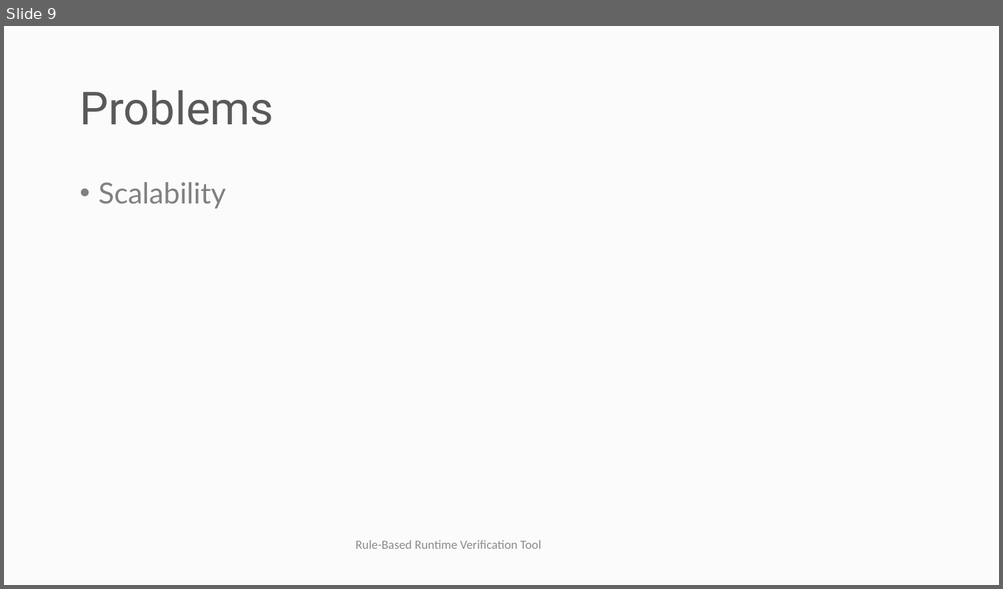
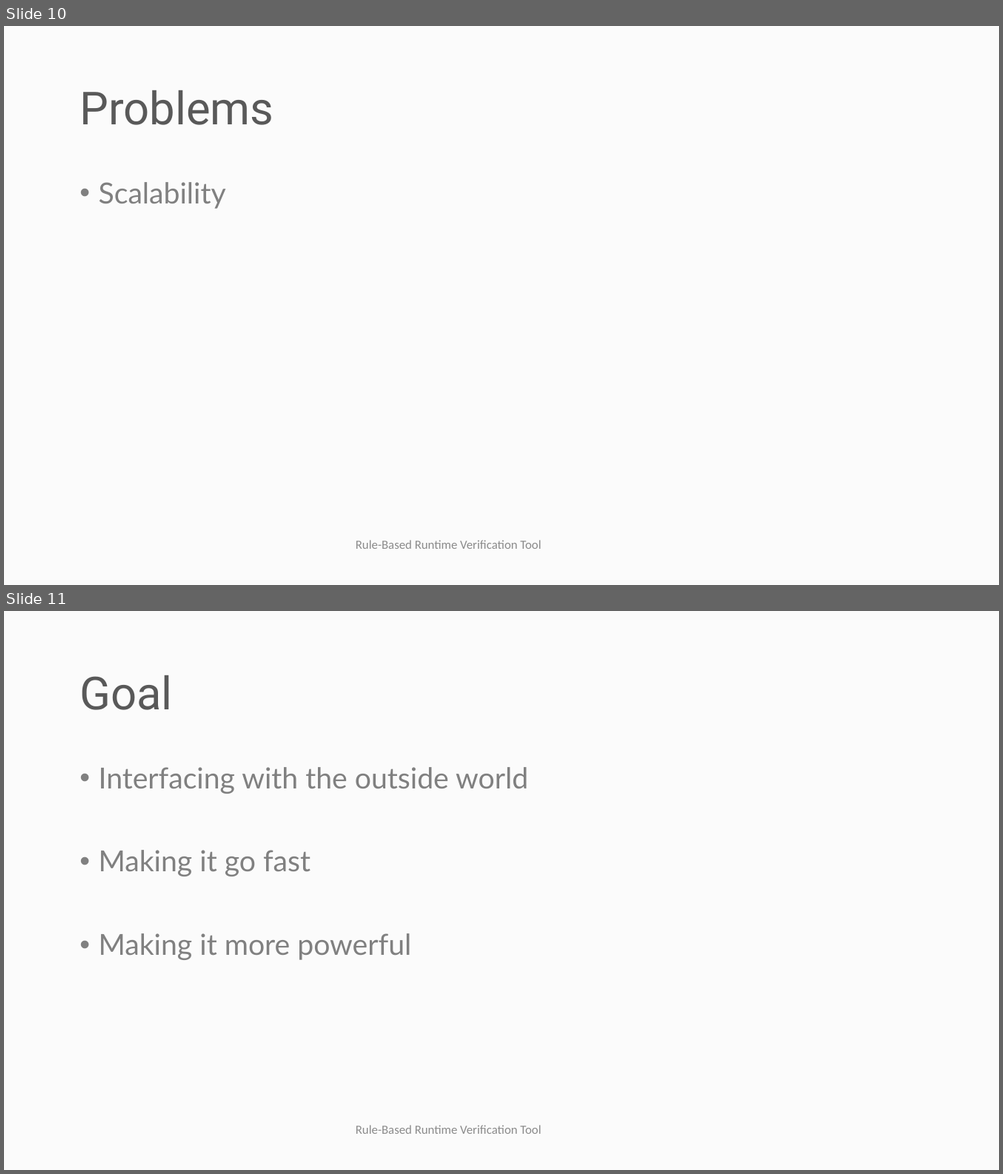
Before and after one commit to selig/ruler2, a slide deck: Seminar/Rule-Based Runtime Verification Tool.pptx. Shown one above the other, each under a label of ours: slide 9 before the commit, slides 10 and 11 after it. The pictures are 1003x589 and 1003x1174 pixels, drawn with LibreOffice and Linux fonts; fonts in the diff are those of the drawing; background and template pictures are left out. Boxes give left, top, right and bottom in pixels: in the first picture for what was removed or moved away, otherwise in the second. Text is boxed around its words. In the diff, an @@ line names an element or a change of style, - is before the commit and + after.

```diff
--- a/Seminar/Rule-Based Runtime Verification Tool.pptx
+++ b/Seminar/Rule-Based Runtime Verification Tool.pptx
@@ slide 11 added at bbox=[4, 611, 999, 1170], background #F2F2F2 at 23% opacity; not listed: 1 template element that a slide beside it also shows @@
@@ title added at bbox=[79, 675, 172, 710], 44 pt, text #595959 @@
+Goal
@@ text added at bbox=[99, 767, 528, 960], 28 pt, text #808080 @@
+• Interfacing with the outside world
+• Making it go fast
+• Making it more powerful
@@ what was slide 9 is now slide 10 @@
```
Also in this commit, not shown: 3 slides changed, 1 other slide added, 1 slide removed, 1 other file.
